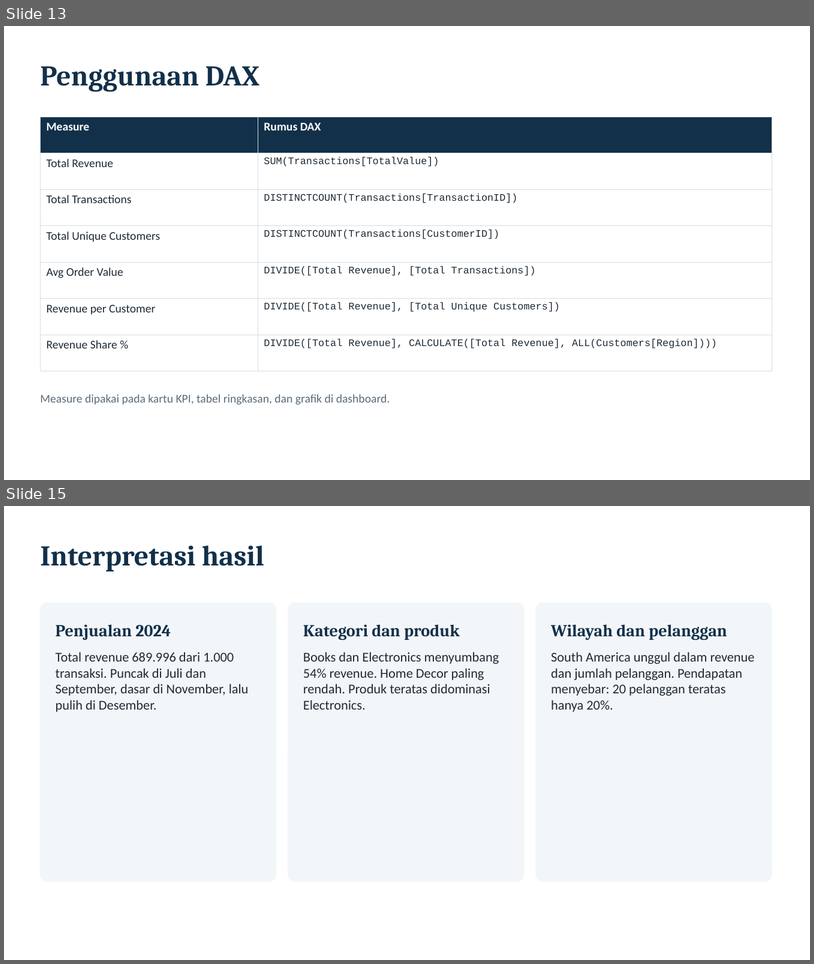
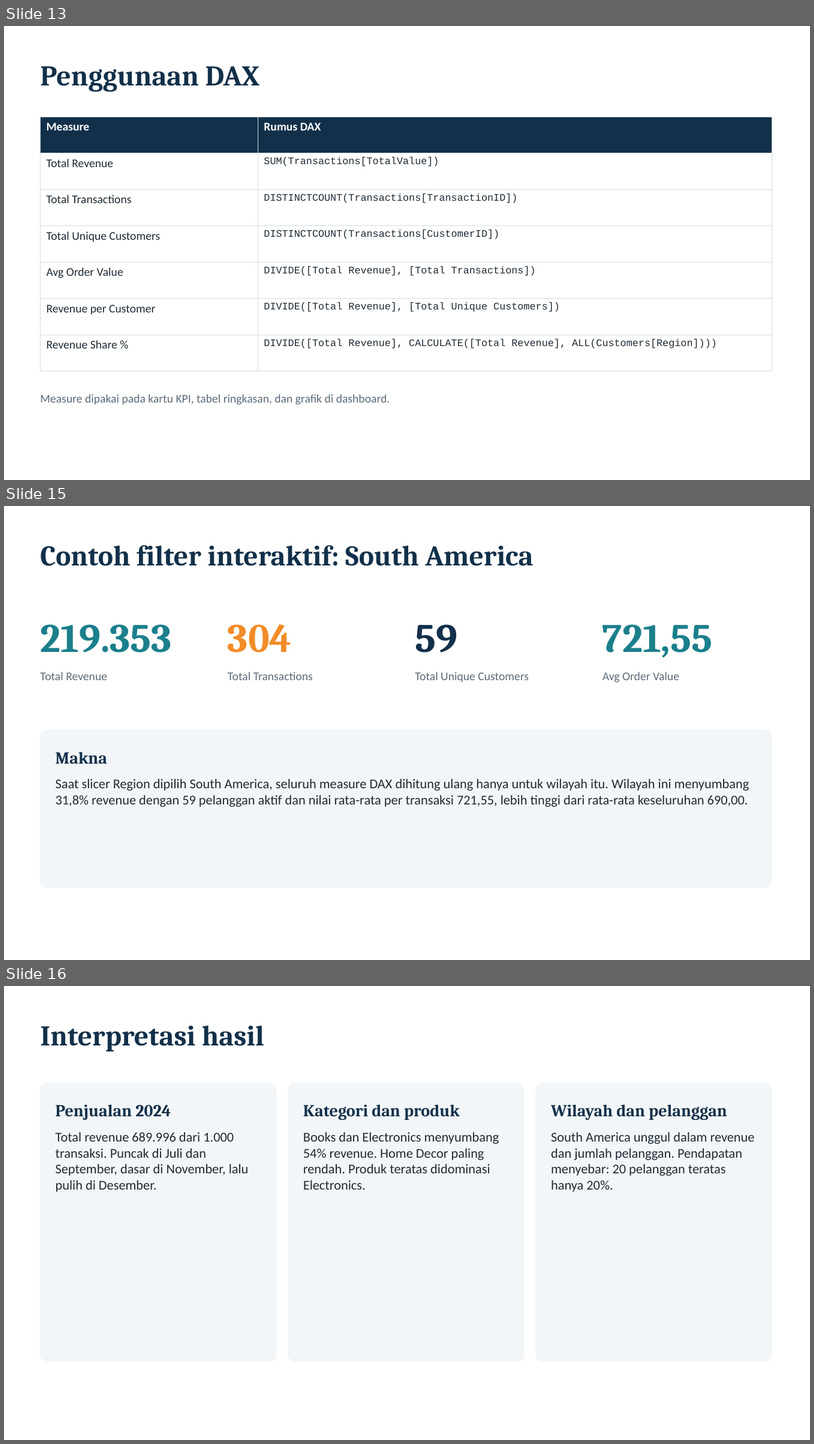
Before and after one commit to farhansech/EXACOUNT, a slide deck: output/EverMart_UTS_BDASC.pptx. Shown one above the other, each under a label of ours: slides 13 and 15 before the commit, slides 13, 15 and 16 after it; the slides between them are not shown. The pictures are 814x964 and 814x1444 pixels, drawn with LibreOffice and Linux fonts; fonts in the diff are those of the drawing. Boxes give left, top, right and bottom in pixels: in the first picture for what was removed or moved away, otherwise in the second. Text is boxed around its words. In the diff, an @@ line names an element or a change of style, - is before the commit and + after.

```diff
--- a/output/EverMart_UTS_BDASC.pptx
+++ b/output/EverMart_UTS_BDASC.pptx
@@ slide 15 added at <box>4,506,810,960</box>, background #FFFFFF @@
@@ text added at <box>40,545,533,566</box>, 34 pt, text #12304A, bold @@
+Contoh filter interaktif: South America
@@ text added at <box>40,624,171,652</box>, 48 pt, text #1B7F8C, bold @@
+219.353
@@ text added at <box>228,624,292,652</box>, 48 pt, text #F28C28, bold @@
+304
@@ text added at <box>415,624,458,652</box>, 48 pt, text #12304A, bold @@
+59
@@ text added at <box>603,624,713,658</box>, 48 pt, text #1B7F8C, bold @@
+721,55
@@ text added at <box>40,672,107,680</box>, 14 pt, text #5B6B79 @@
+Total Revenue
@@ text added at <box>228,672,313,680</box>, 14 pt, text #5B6B79 @@
+Total Transactions
@@ text added at <box>415,672,529,682</box>, 14 pt, text #5B6B79 @@
+Total Unique Customers
@@ text added at <box>603,672,680,682</box>, 14 pt, text #5B6B79 @@
+Avg Order Value
@@ rounded rectangle added at <box>40,730,772,887</box>, fill #F3F6F8, outline #F3F6F8 1 pt @@
@@ text added at <box>56,751,107,763</box>, 20 pt, text #12304A, bold @@
+Makna
@@ text added at <box>56,778,750,807</box>, 16 pt, text #1E2A35 @@
+Saat slicer Region dipilih South America, seluruh measure DAX dihitung ulang hanya untuk wilayah itu. Wilayah ini menyumbang 31,8% revenue dengan 59 pelanggan aktif dan nilai rata-rata per transaksi 721,55, lebih tinggi dari rata-rata keseluruhan 690,00.
@@ what was slide 15 is now slide 16 @@
```
Also in this commit, not shown: 2 slides changed.
